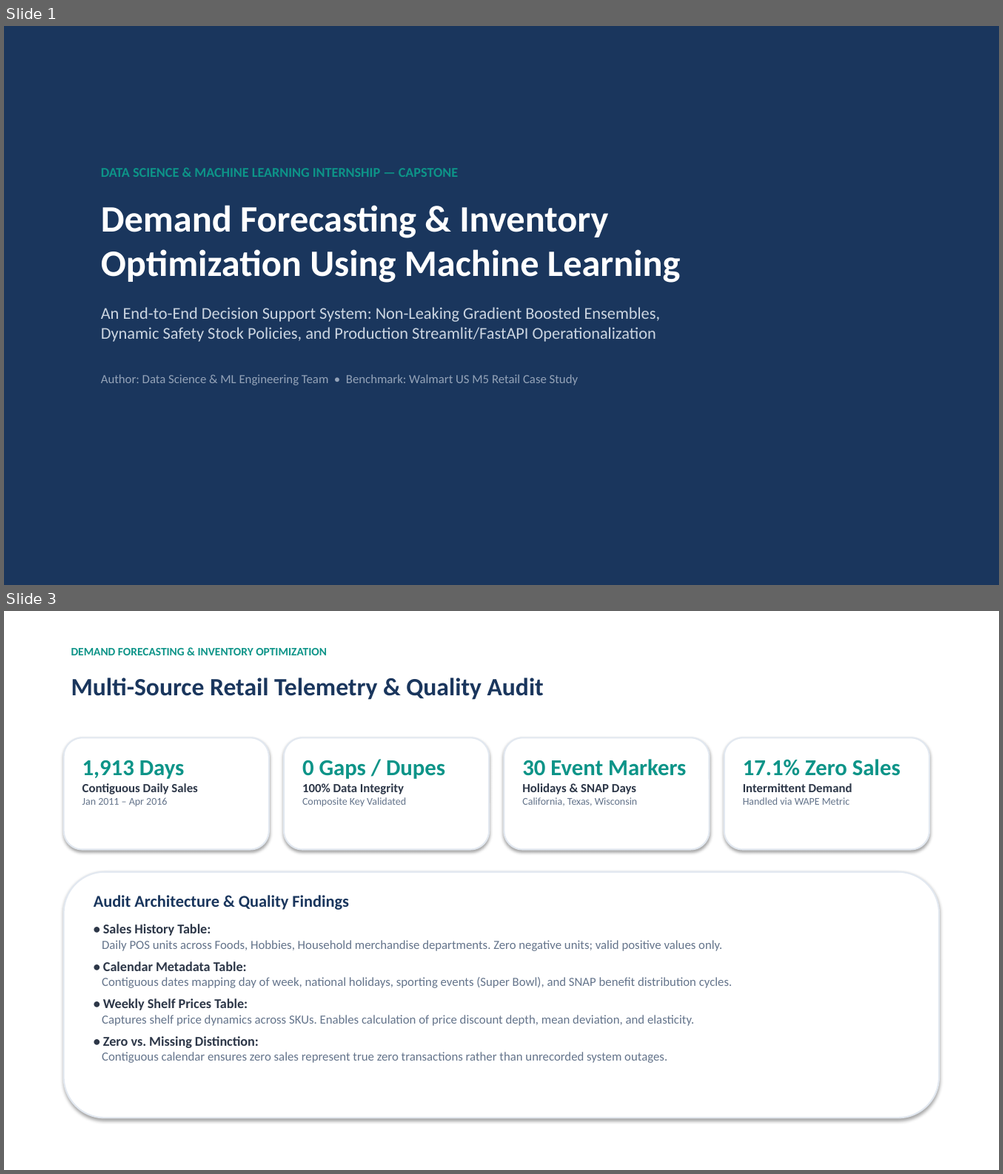
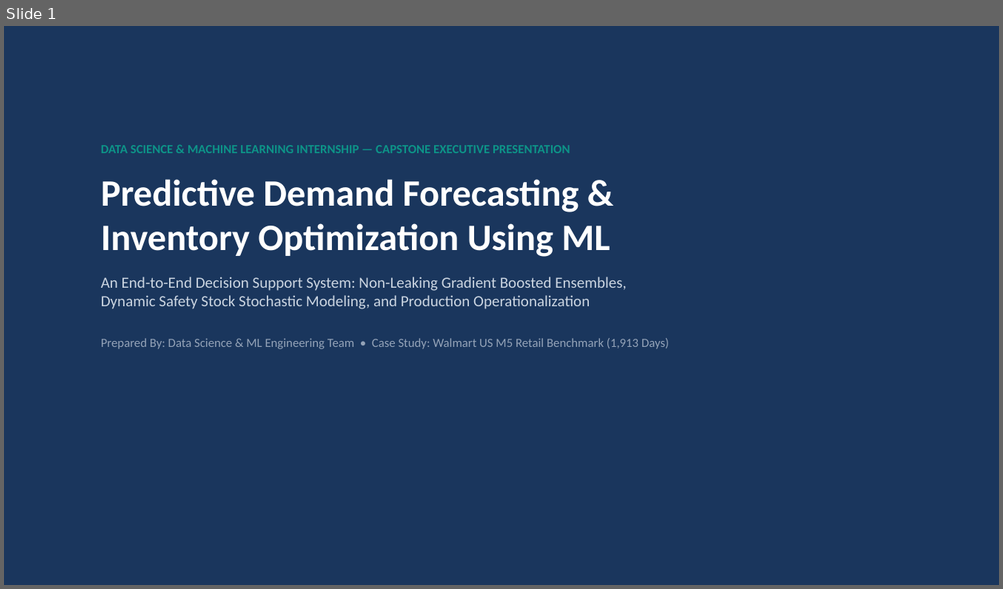
Before and after one commit to Pranav-2910/Demand-Forecasting-Inventory-Optimization-Using-Machine-Learning, a slide deck: Week 4/final_presentation.pptx. Shown one above the other, each under a label of ours: slides 1 and 3 before the commit, slide 1 after it; the slides between them are not shown. The pictures are 1003x1174 and 1003x589 pixels, drawn with LibreOffice and Linux fonts; fonts in the diff are those of the drawing. Boxes give left, top, right and bottom in pixels: in the first picture for what was removed or moved away, otherwise in the second. Text is boxed around its words. In the diff, an @@ line names an element or a change of style, - is before the commit and + after.

Commit message:
Add formal 11-page PDF analytical report, enhanced executive 14-slide presentation deck with numerical observations, and updated documentation

```diff
--- a/Week 4/final_presentation.pptx
+++ b/Week 4/final_presentation.pptx
@@ slide 3 removed at bbox=[4, 611, 999, 1170], background #FFFFFF @@
@@ text removed at bbox=[71, 648, 327, 655] @@
-DEMAND FORECASTING & INVENTORY OPTIMIZATION
@@ text removed at bbox=[71, 678, 543, 700] @@
-Multi-Source Retail Telemetry & Quality Audit
@@ rounded rectangle removed at bbox=[64, 738, 269, 850] @@
@@ rounded rectangle removed at bbox=[284, 738, 489, 850] @@
@@ rounded rectangle removed at bbox=[504, 738, 709, 850] @@
@@ rounded rectangle removed at bbox=[724, 738, 929, 850] @@
@@ text removed at bbox=[82, 760, 185, 806] @@
-1,913 Days
-Contiguous Daily Sales
-Jan 2011 – Apr 2016
@@ text removed at bbox=[302, 760, 445, 795] @@
-0 Gaps / Dupes
-100% Data Integrity
-Composite Key Validated
@@ text removed at bbox=[522, 759, 686, 795] @@
-30 Event Markers
-Holidays & SNAP Days
-California, Texas, Wisconsin
@@ text removed at bbox=[743, 759, 900, 805] @@
-17.1% Zero Sales
-Intermittent Demand
-Handled via WAPE Metric
@@ rounded rectangle removed at bbox=[64, 872, 939, 1119] @@
@@ text removed at bbox=[94, 895, 732, 1063] @@
-Audit Architecture & Quality Findings
-• Sales History Table:
-Daily POS units across Foods, Hobbies, Household merchandise departments. Zero negative units; valid positive values only.
-• Calendar Metadata Table:
-Contiguous dates mapping day of week, national holidays, sporting events (Super Bowl), and SNAP benefit distribution cycles.
-• Weekly Shelf Prices Table:
-Captures shelf price dynamics across SKUs. Enables calculation of price discount depth, mean deviation, and elasticity.
-• Zero vs. Missing Distinction:
-Contiguous calendar ensures zero sales represent true zero transactions rather than unrecorded system outages.
@@ slide 1 changed as well @@
@@ text at bbox=[101, 145, 669, 349]: text changed; size 16 to 12 pt @@
-DATA SCIENCE & MACHINE LEARNING INTERNSHIP — CAPSTONE
-Demand Forecasting & Inventory
-Optimization Using Machine Learning
-An End-to-End Decision Support System: Non-Leaking Gradient Boosted Ensembles,
-Dynamic Safety Stock Policies, and Production Streamlit/FastAPI Operationalization
-Author: Data Science & ML Engineering Team • Benchmark: Walmart US M5 Retail Case Study
+DATA SCIENCE & MACHINE LEARNING INTERNSHIP — CAPSTONE EXECUTIVE PRESENTATION
+Predictive Demand Forecasting &
+Inventory Optimization Using ML
+An End-to-End Decision Support System: Non-Leaking Gradient Boosted Ensembles,
+Dynamic Safety Stock Stochastic Modeling, and Production Operationalization
+Prepared By: Data Science & ML Engineering Team • Case Study: Walmart US M5 Retail Benchmark (1,913 Days)
```
Also in this commit, not shown: 10 other slides changed, 3 slides added, 4 other files.
